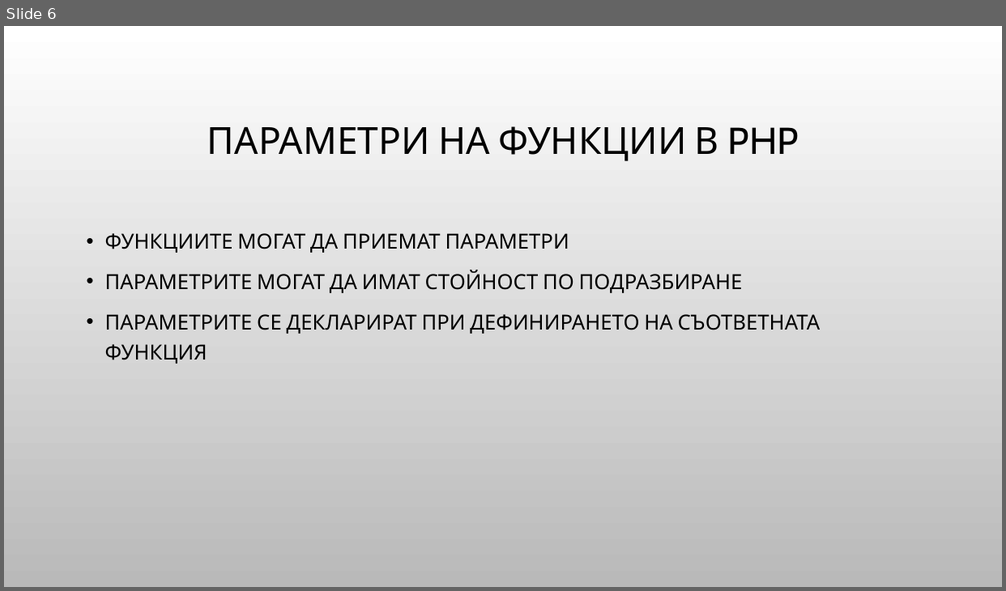
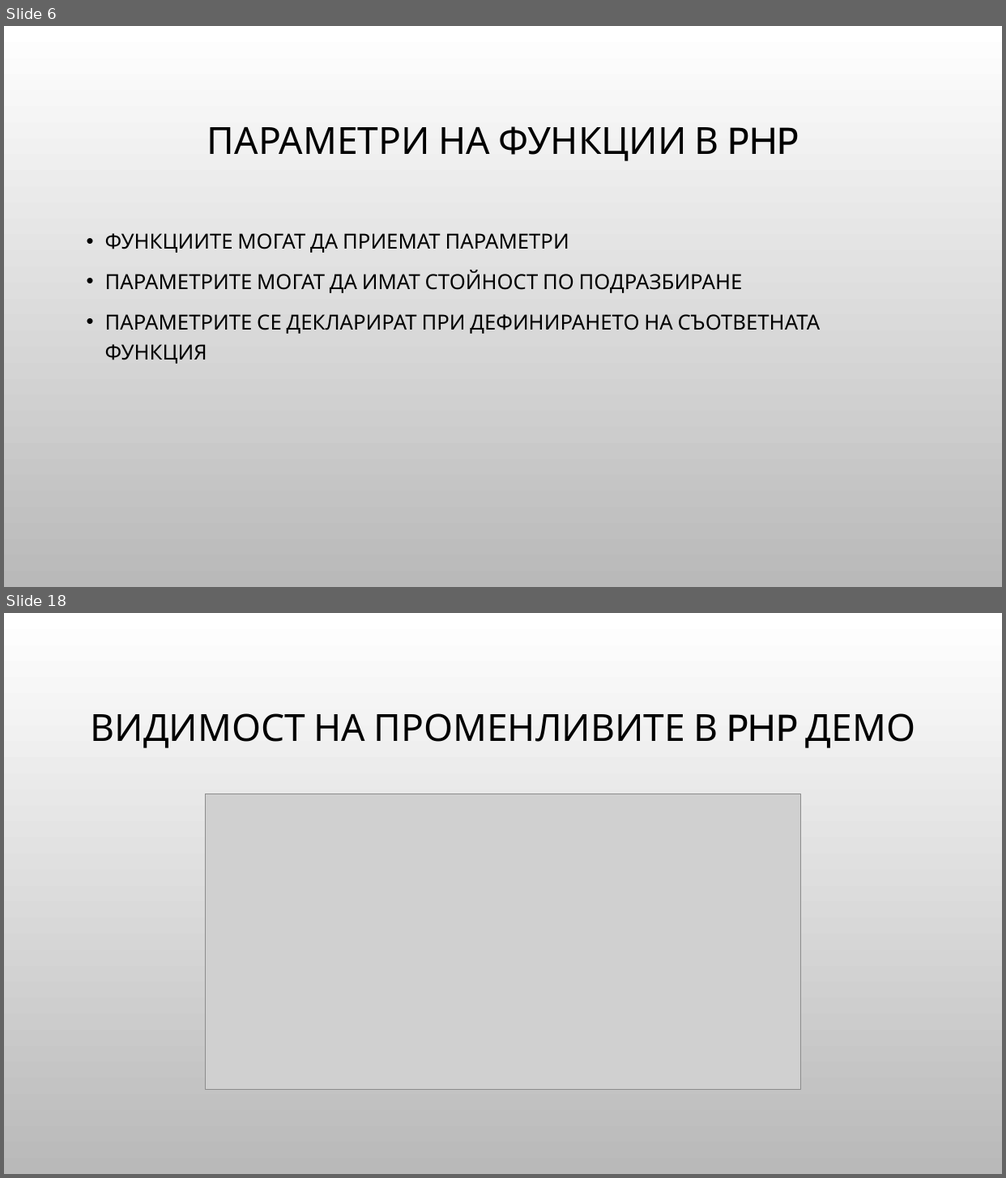
Before and after one commit to Bilyukov/php-mysql-course, a slide deck: 06.php-bacics-4.pptx. Shown one above the other, each under a label of ours: slide 6 before the commit, slides 6 and 18 after it; the slides between them are not shown. The pictures are 1006x591 and 1006x1178 pixels, drawn with LibreOffice and Linux fonts; fonts in the diff are those of the drawing; grey boxes stand for pictures; background and template pictures are left out. Boxes give left, top, right and bottom in pixels: in the first picture for what was removed or moved away, otherwise in the second. Text is boxed around its words. In the diff, an @@ line names an element or a change of style, - is before the commit and + after.

```diff
--- a/06.php-bacics-4.pptx
+++ b/06.php-bacics-4.pptx
@@ slide 18 added at [4, 613, 1002, 1174], background picture (left out) @@
@@ title added at [91, 713, 916, 748], 36 pt, text #000000 @@
+ВИДИМОСТ НА ПРОМЕНЛИВИТЕ В PHP ДЕМО
@@ picture added at [206, 794, 800, 1090] @@
```
Also in this commit, not shown: 15 other slides added, 5 other files.
